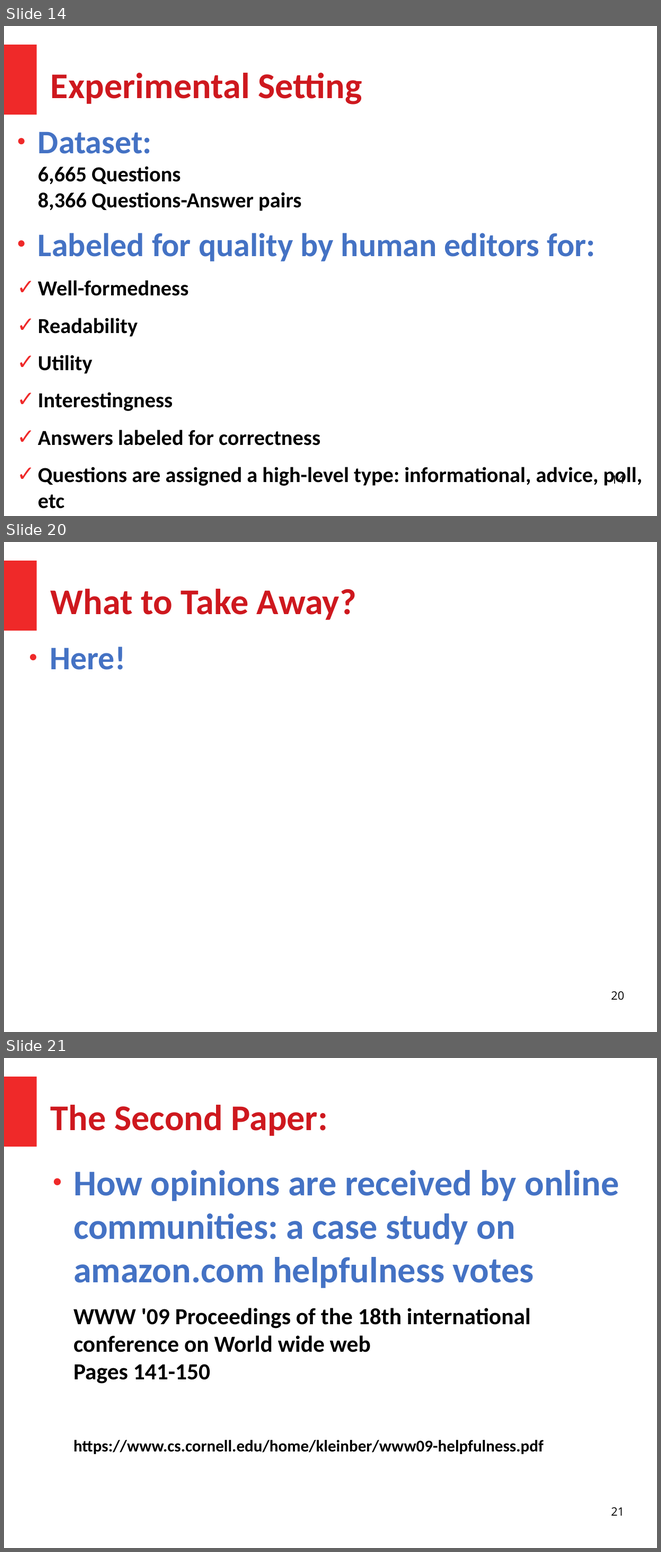
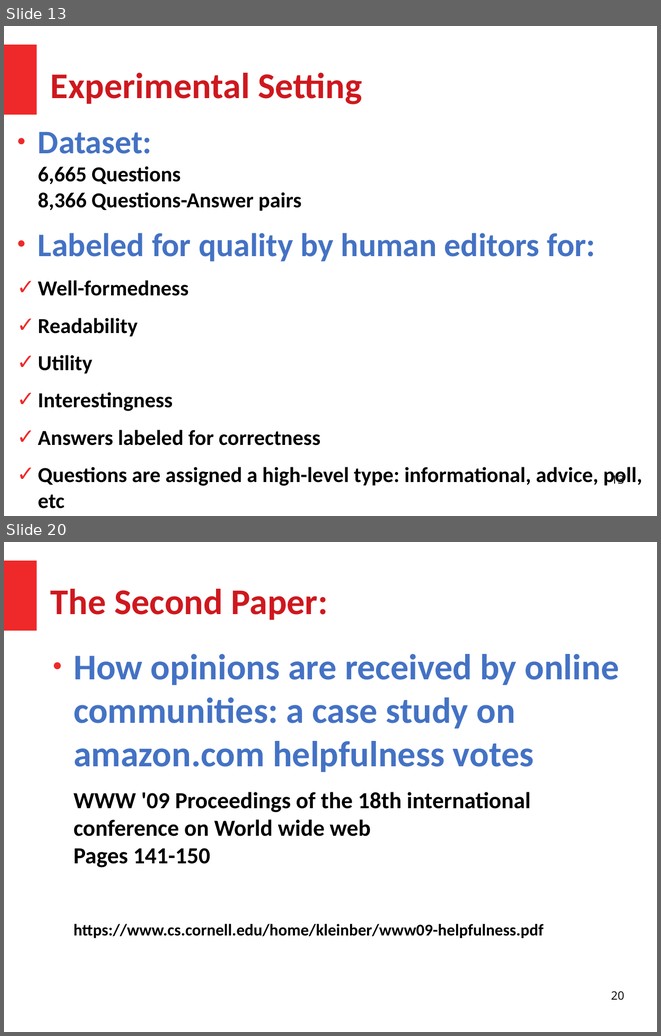
Before and after one commit to HussamHallak/cs834-f17, a slide deck: assignments/P5/P5.odp. Shown one above the other, each under a label of ours: slides 14, 20 and 21 before the commit, slides 13 and 20 after it; the slides between them are not shown. The pictures are 661x1552 and 661x1036 pixels, drawn with LibreOffice and Linux fonts; fonts in the diff are those of the drawing. Boxes give left, top, right and bottom in pixels: in the first picture for what was removed or moved away, otherwise in the second. Text is boxed around its words. In the diff, an @@ line names an element or a change of style, - is before the commit and + after.

```diff
--- a/assignments/P5/P5.odp
+++ b/assignments/P5/P5.odp
@@ slide 20 removed at [4,542,657,1032], background #FFFFFF; not listed: 1 template element that a slide beside it also shows @@
@@ title removed at [51,589,356,620] @@
-What to Take Away?
@@ text removed at [50,646,125,670] @@
-● Here!
@@ page number removed at [611,991,624,1000] @@
-20
@@ what was slide 14 is now slide 13 @@
@@ page number at [611,473,624,487]: text changed @@
-14
+13
@@ what was slide 21 is now slide 20 @@
@@ page number at [611,991,624,1000]: text changed @@
-21
+20
```
Also in this commit, not shown: 17 slides changed, 3 slides added, 3 other slides removed, 1 other file.
